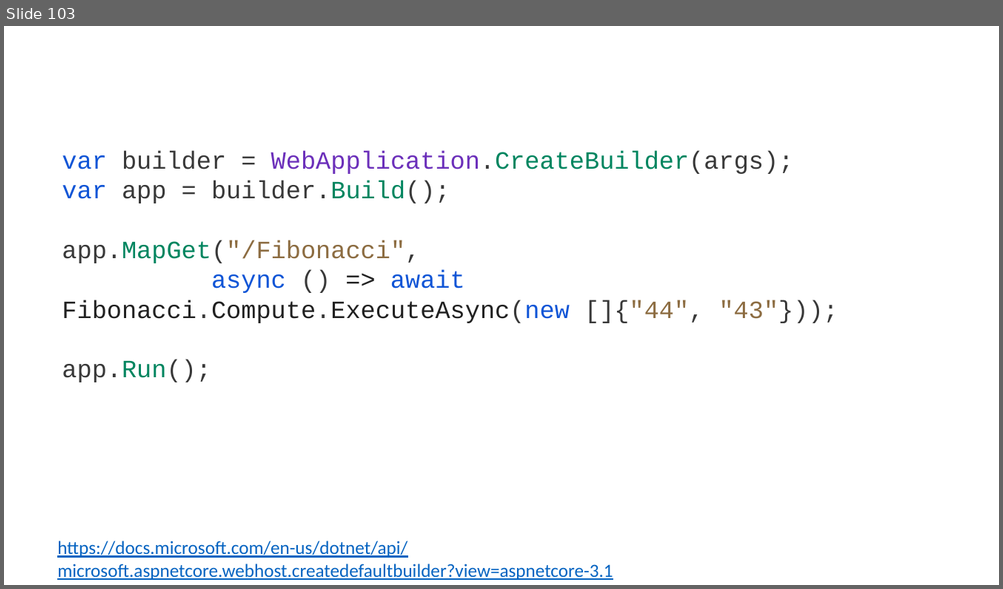
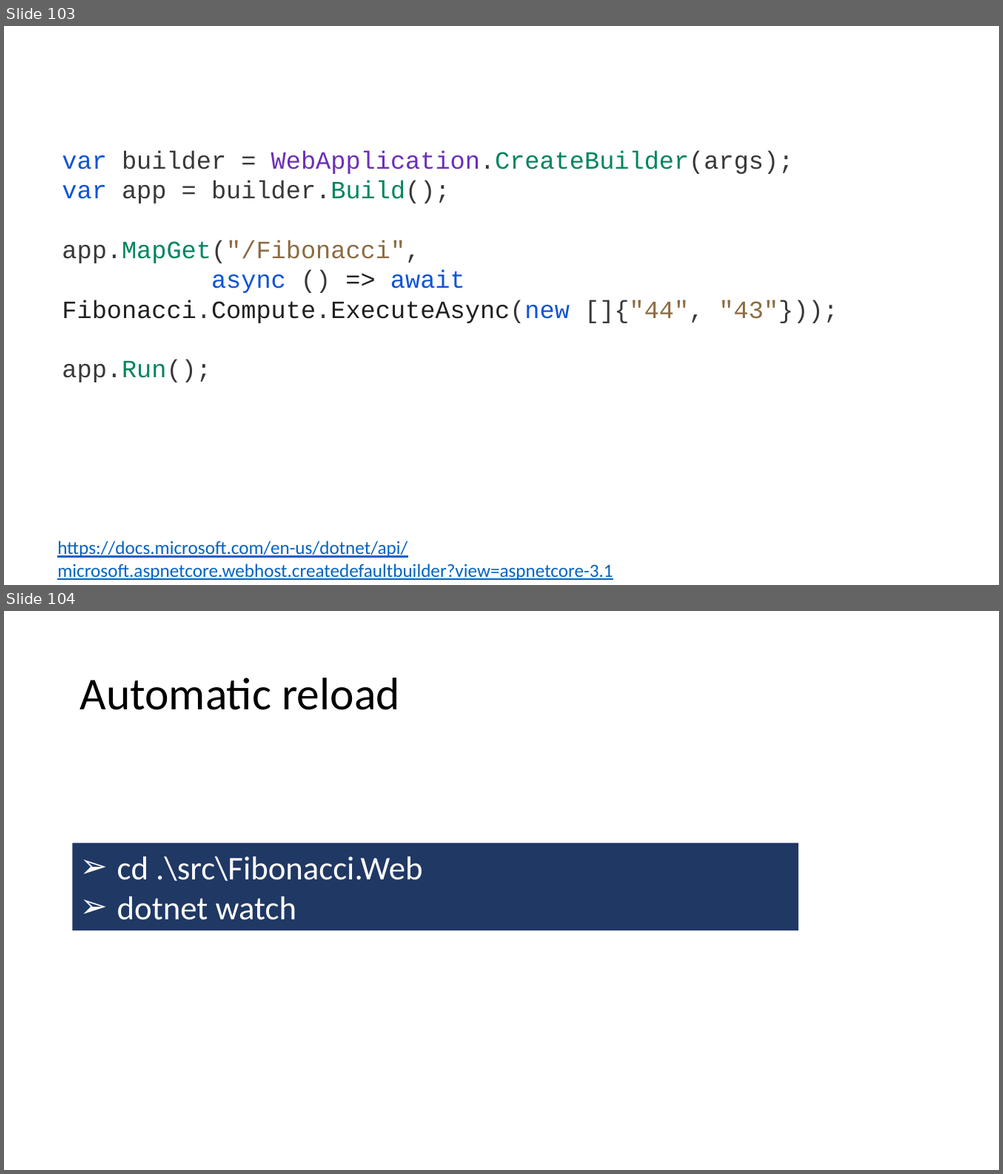
Before and after one commit to guillaume-chervet/course.dotnet, a slide deck: documentations/dotnet6.pptx. Shown one above the other, each under a label of ours: slide 103 before the commit, slides 103 and 104 after it. The pictures are 1003x589 and 1003x1174 pixels, drawn with LibreOffice and Linux fonts; fonts in the diff are those of the drawing. Boxes give left, top, right and bottom in pixels: in the first picture for what was removed or moved away, otherwise in the second. Text is boxed around its words. In the diff, an @@ line names an element or a change of style, - is before the commit and + after.

```diff
--- a/documentations/dotnet6.pptx
+++ b/documentations/dotnet6.pptx
@@ slide 104 added at <box>4,611,999,1170</box>, background #FFFFFF @@
@@ title added at <box>79,678,400,710</box>, 44 pt, text #000000 @@
+Automatic reload
@@ rectangle added at <box>73,843,799,931</box>, fill #203864, 32 pt, text #FFFFFF @@
+➢ cd .\src\Fibonacci.Web
+➢ dotnet watch
```
Also in this commit, not shown: 2 slides changed.
